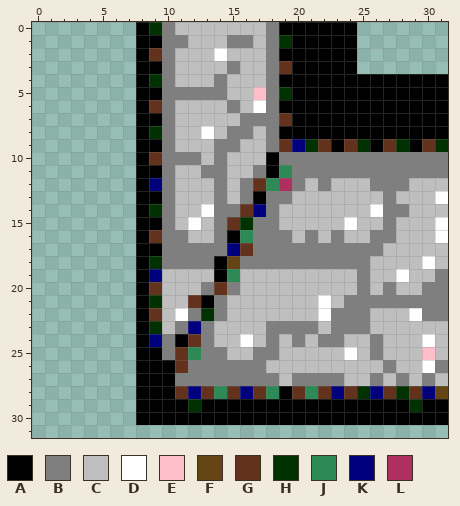
Pixel-art sprite: wall/flagstone/flagstone_3.base.111.png. That is the earlier state.
The file is 32x32 pixels.
Palette (. is transparent): A #000000  B #7f7f7f  C #bfbfbf  D #ffffff  E #febfca  F #634412  G #63321d  H #003100  J #2d8a56  K #00007f  L #af2f5f
Pixels before, first column x 8:
 0 AHBCCCCCCCBAAAAAA.......
 1 AABBCCCBBCBHAAAAA.......
 2 AGBCCCDCCCBAAAAAA.......
 3 AABCCCCBCCBGAAAAA.......
 4 AHBCCCBCCCBAAAAAAAAAAAAA
 5 AABBBBBCCEBHAAAAAAAAAAAA
 6 AGBCCCCBCDBAAAAAAAAAAAAA
 7 AABCCCCCBBBGAAAAAAAAAAAA
 8 AHBCCDCBBCBAAAAAAAAAAAAA
 9 AABCCCBBCCBGKHGAGHAGHAGH
10 AGBBBCBCCCABBBBBBBBBBBBB
11 AABCCBBCCBAJBBBBBBBBBBBB
12 AKBCCCBCBGJLBCBCCCBBBCCC
13 AABCCCBCBABBCCCCCCCBCCCD
14 AHBCCDBBGKBCCCCCCCDBBCCC
15 AABCDCBGHBBCCCCCDCCBCCCD
16 AGBBCCBAJBBBCBCBCCBBCCCD
17 AABBBBBKGBBBBBBBBBBCCCCC
18 AHBBBBAFBBBBBBBBBBCCCCDC
19 AKCCCCAJCCCCCCCCCBCCDCCB
20 AGCCCBGBCCCCCCCCCBCBCCBB
21 AHCCGABCCCCCCCDCBBBBBBBB
22 AGCDBHBCCCCCCCDBBBCCCDBB
23 AHCBKBCCCCBBBBCBBBCCCCCC
24 AKBAGBCCDCBCBCBBCCBCCCDC
25 AABGJBBCCBBCCCCCDCBCCCEC
26 AAAGBBBBBBCCCCCCCCCBCCDB
27 AAABBBBBBBBCBBBBCCBCBCBC
28 AAAGKGJGKGJAGJGKGHKGHGKF
29 AAAAHAAAAAAAAAAAAAAAAHAA
30 AAAAAAAAAAAAAAAAAAAAAAAA
After:
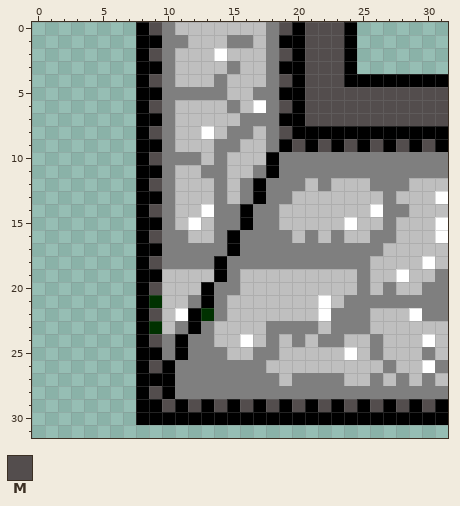
Colours new in this view: M #534d4d
From old to new:
Changed rows in their new state; - is an unchanged pixel.
first column x 9:
 0 M---------M-MMM--------
 1 ----------A-MMM--------
 2 M---------M-MMM--------
 3 ----------A-MMM--------
 4 M---------M-MMM--------
 5 --------B-A-MMMMMMMMMMM
 6 M---------M-MMMMMMMMMMM
 7 ----------A-MMMMMMMMMMM
 8 M---------M------------
 9 ----------AMAM-MAMAM-MA
10 M----------------------
11 ----------B------------
12 M-------ABB------------
14 M------AB--------------
15 ------BA---------------
16 M------B---------------
17 ------AB---------------
18 M-----B----------------
19 A-----B----------------
20 M---AB-----------------
21 ---B-------------------
22 M--A-------------------
23 ---A-------------------
24 M--B-------------------
25 --AB-----------------B-
26 M-B--------------------
28 M-BBBBBBBBBBBBBBBBBBBBB
29 -M-M-M-M-M-M-M-M-M-MAM-
Where, in picture pixels (left, top, right, bottom), the same in both pictures:
changed: (149, 22, 448, 412)
